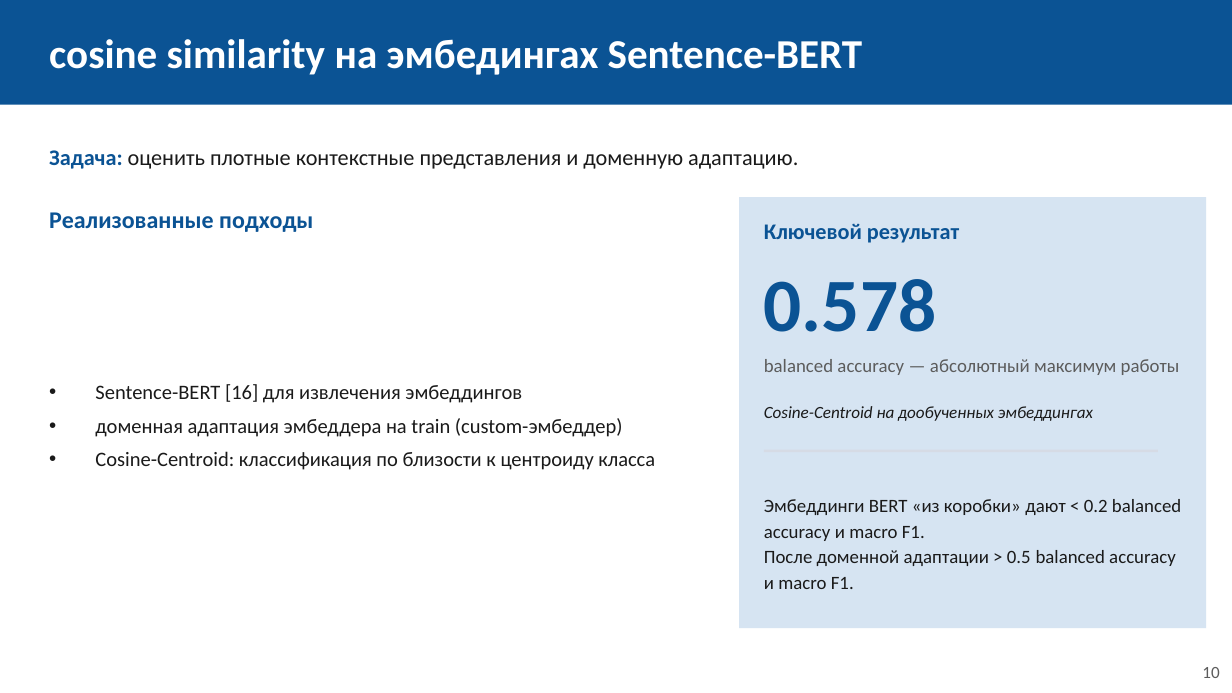
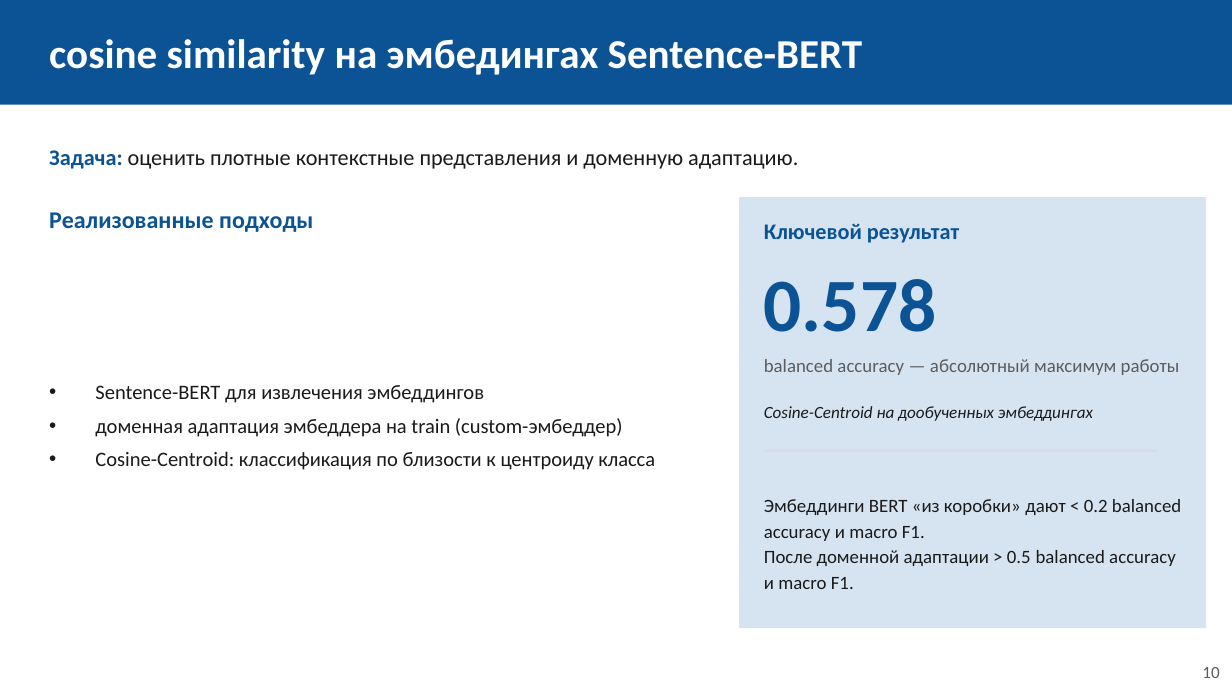
Before and after one commit to sevaTechoPark/mifi-vkr, a slide deck: slide 10 of defence/vkr_defense.pptx. Drawn at 1232x693 pixels with LibreOffice and Linux fonts; fonts in the diff are those of the drawing. Boxes give left, top, right and bottom in pixels: in the first picture for what was removed or moved away, otherwise in the second. Text is boxed around its words. In the diff, an @@ line names an element or a change of style, - is before the commit and + after.

```diff
--- a/defence/vkr_defense.pptx
+++ b/defence/vkr_defense.pptx
@@ text at <box>95,385,484,403</box>: text changed @@
-• Sentence-BERT [16] для извлечения эмбеддингов
+• Sentence-BERT для извлечения эмбеддингов
```
Also in this commit, not shown: 7 other slides changed, 2 slides added, 1 slide removed, 1 other file.
